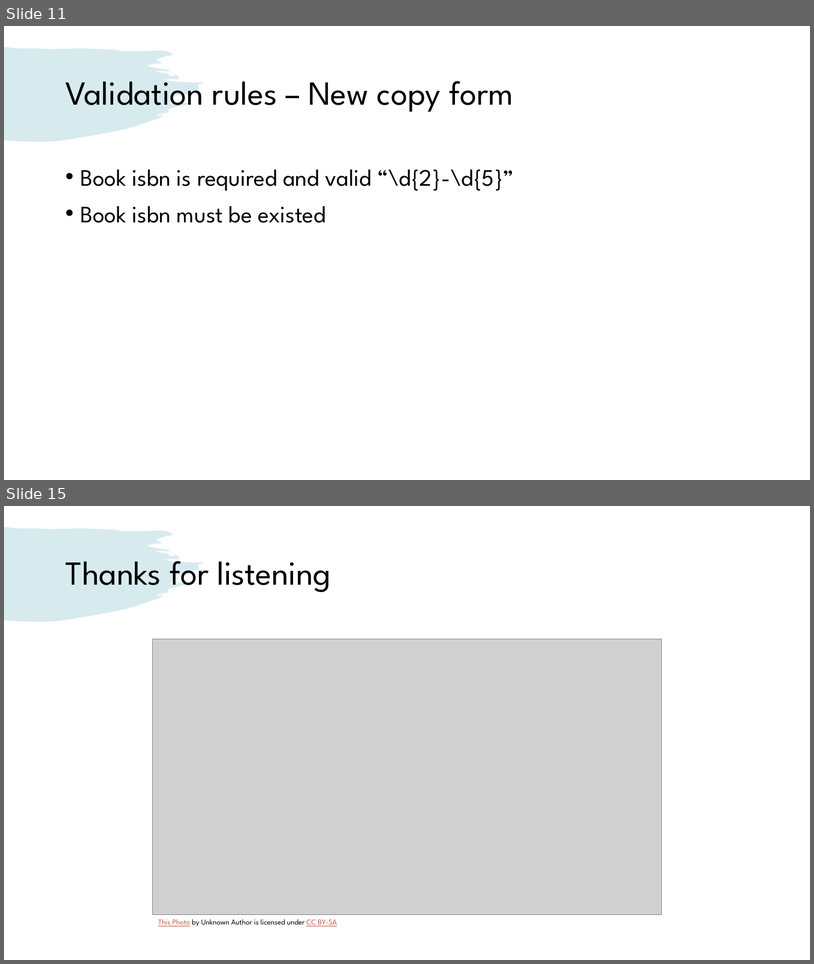
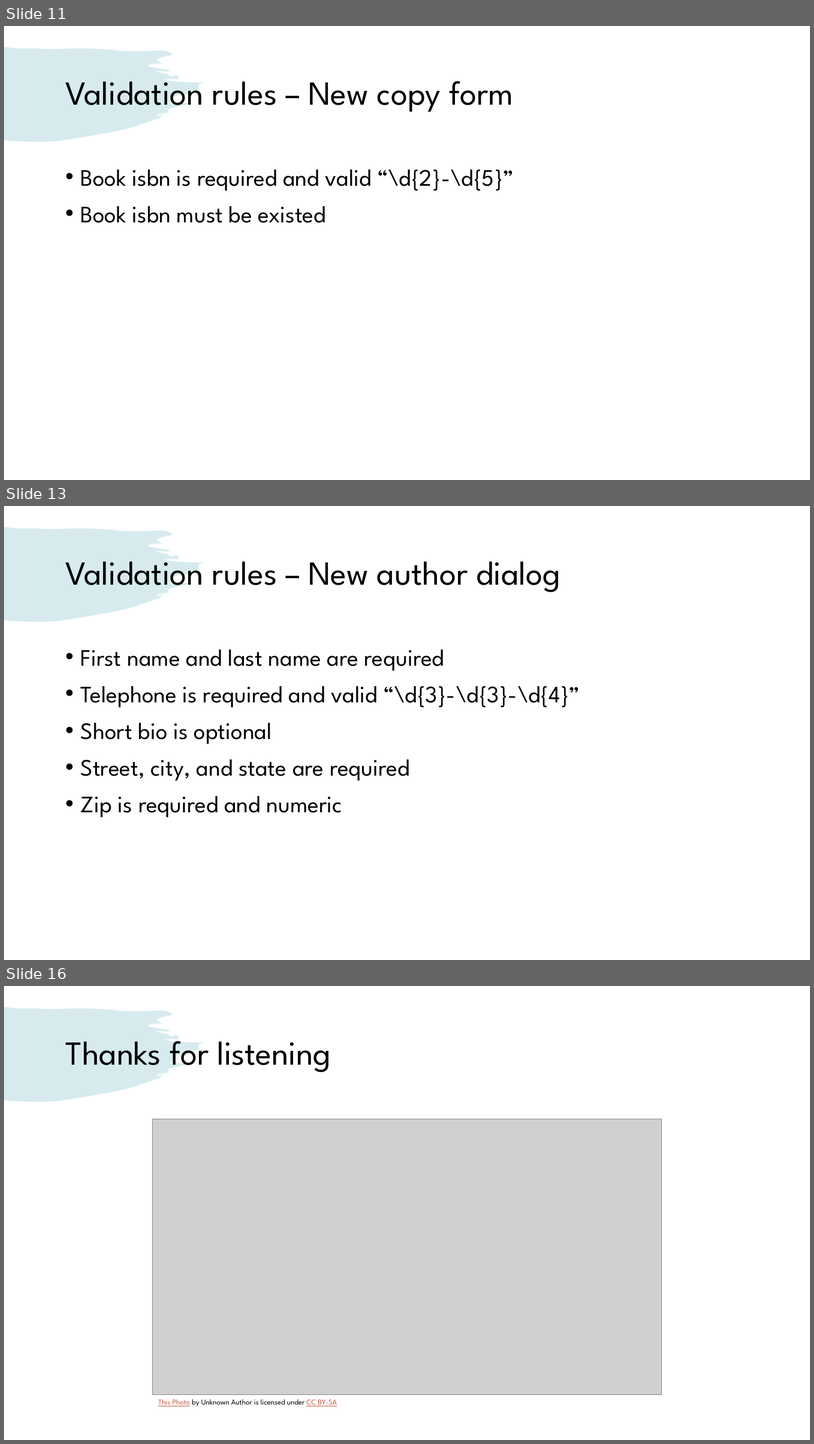
Before and after one commit to venturousman/miu-mpp-library, a slide deck: documents/Group 7 Library Application Presentation.pptx. Shown one above the other, each under a label of ours: slides 11 and 15 before the commit, slides 11, 13 and 16 after it; the slides between them are not shown. The pictures are 814x964 and 814x1444 pixels, drawn with LibreOffice and Linux fonts; fonts in the diff are those of the drawing; grey boxes stand for pictures. Boxes give left, top, right and bottom in pixels: in the first picture for what was removed or moved away, otherwise in the second. Text is boxed around its words. In the diff, an @@ line names an element or a change of style, - is before the commit and + after.

```diff
--- a/documents/Group 7 Library Application Presentation.pptx
+++ b/documents/Group 7 Library Application Presentation.pptx
@@ slide 13 added at <box>4,506,810,960</box>, background #FFFFFF; not listed: 1 template element that a slide beside it also shows @@
@@ title added at <box>65,561,561,592</box>, 40 pt, text #000000 @@
+Validation rules – New author dialog
@@ text added at <box>81,649,580,817</box>, 28 pt, text #000000 @@
+• First name and last name are required
+• Telephone is required and valid “\d{3}-\d{3}-\d{4}”
+• Short bio is optional
+• Street, city, and state are required
+• Zip is required and numeric
@@ what was slide 15 is now slide 16 @@
```
Also in this commit, not shown: 10 slides changed, 3 other files.
